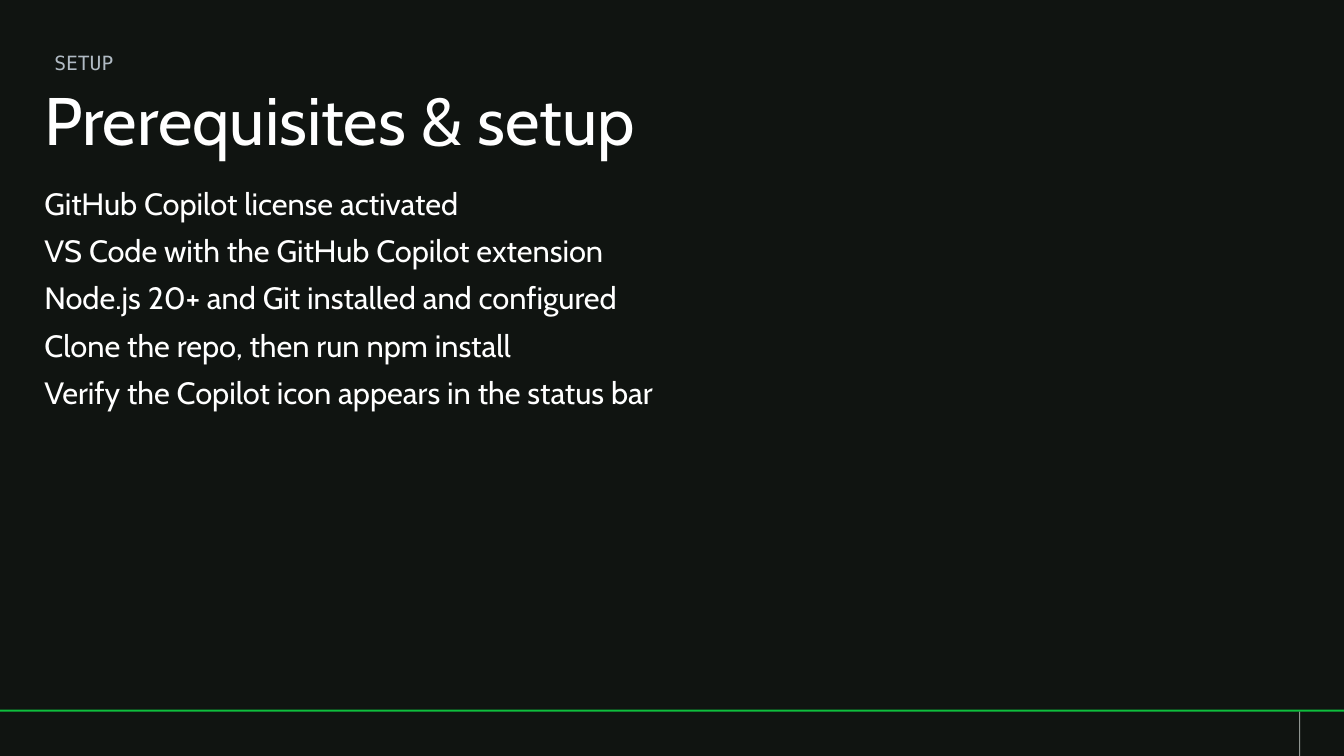
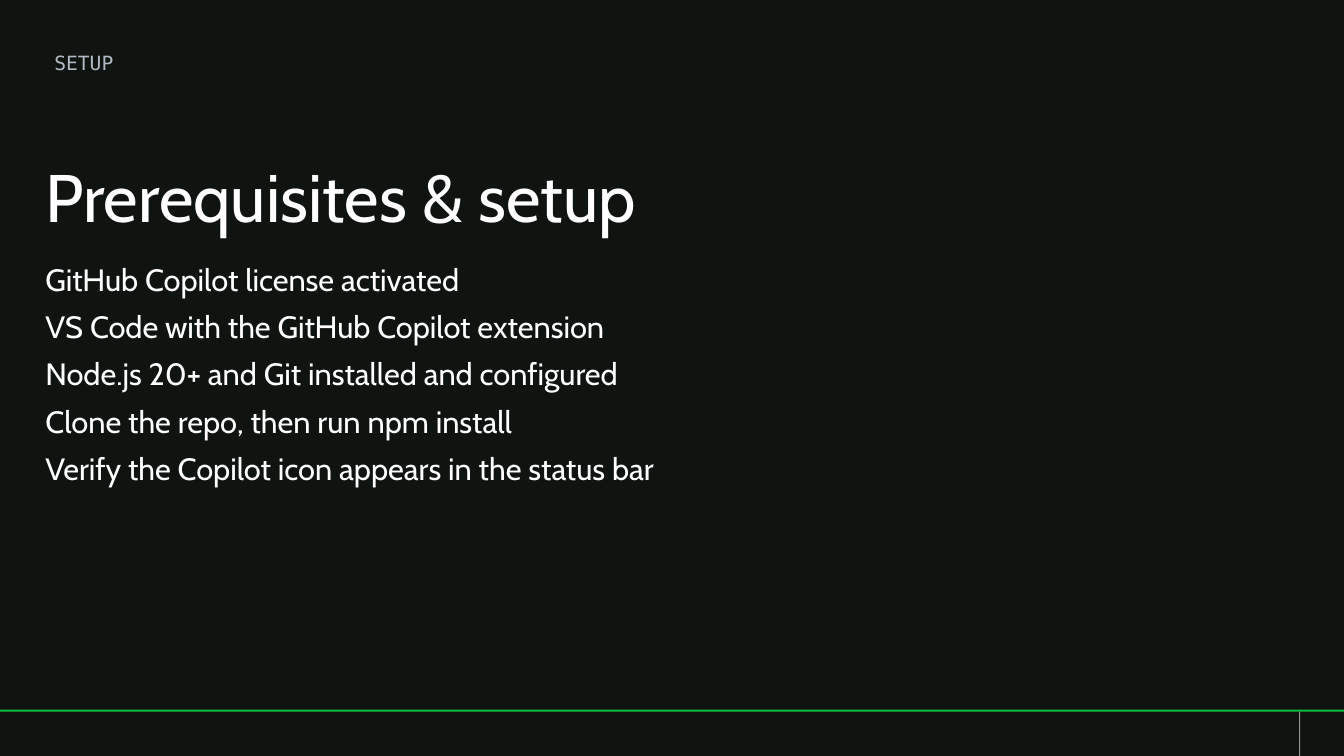
Before and after one commit to abhi-singhs/github-copilot-workshop, a slide deck: slide 5 of resources/github-copilot-workshop.pptx (slide 8 before the commit). Drawn at 1344x756 pixels with LibreOffice and Linux fonts; fonts in the diff are those of the drawing; background and template pictures are left out. Boxes give left, top, right and bottom in pixels: in the first picture for what was removed or moved away, otherwise in the second. Text is boxed around its words. In the diff, an @@ line names an element or a change of style, - is before the commit and + after.

```diff
--- a/resources/github-copilot-workshop.pptx
+++ b/resources/github-copilot-workshop.pptx
@@ title "Prerequisites & setup": place and size @@
-title "Prerequisites & setup" at [44, 98, 635, 161]
+title "Prerequisites & setup" at [45, 175, 636, 237]
@@ text "GitHub Copilot license activated": place and size @@
-text "GitHub Copilot license activated" at [44, 192, 653, 411]
+text "GitHub Copilot license activated" at [45, 268, 654, 487]
```
Also in this commit, not shown: 2 other slides changed, 6 slides removed.
